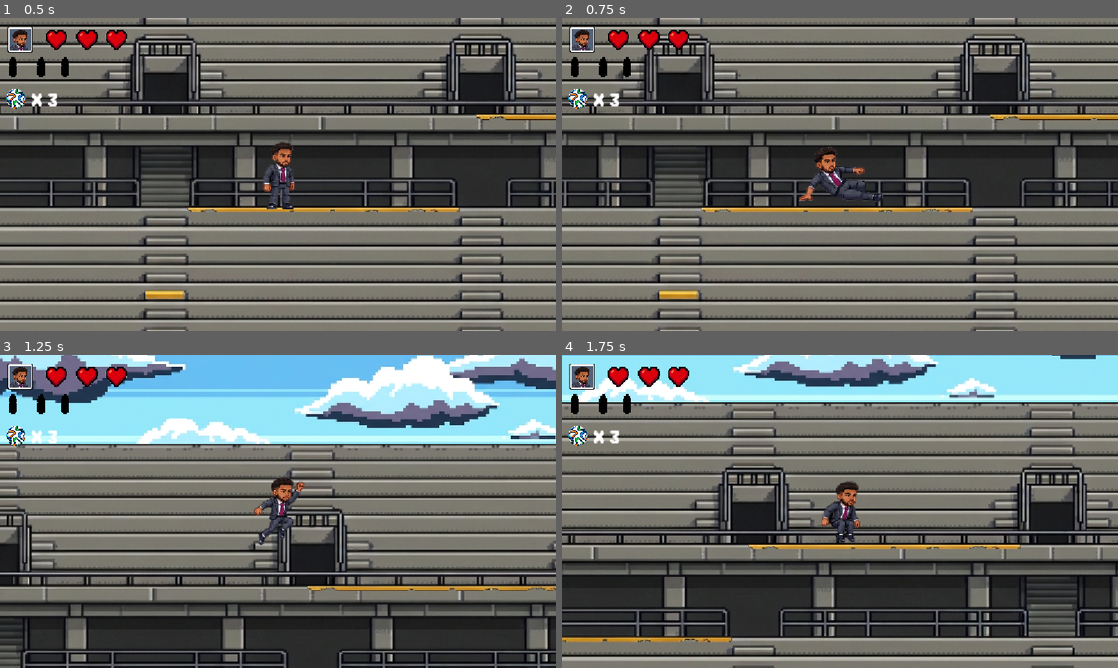
Above: before the commit, frames 1-4 (two rows, left to right).
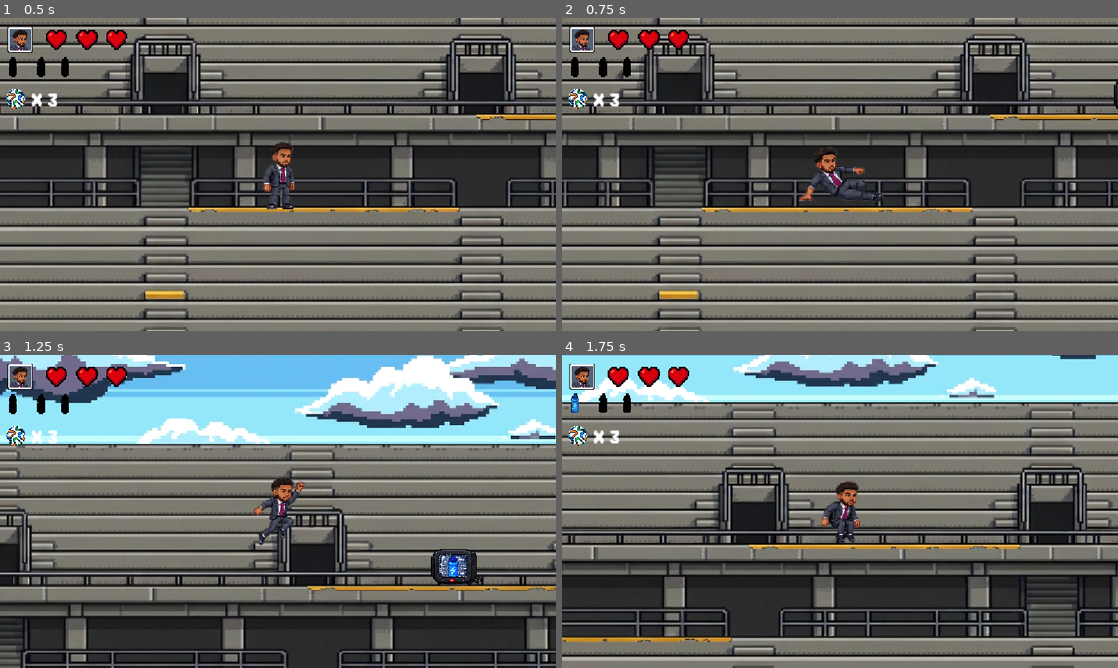
Above: after the commit, the same moments.

Repository: MicaelDosSantoss/AventurasDeUmJogador
Game: Godot game, scene res://cena_fase.tscn
Two runs of this game, one before a commit and one after it. Both use one fixed random seed, a clock stepped at 60 frames per second and the inputs below.
Inputs:
- Up to frame 1 (0.5 s): no input
- Up to frame 2 (0.75 s): hold Right (ir_para_direita) from 0.53 s (still down); hold Space (carrinho) from 0.53 s (still down)
- Up to frame 3 (1.25 s): keep holding Right (ir_para_direita); keep holding Space (carrinho); tap Up (pular) at 0.77 s
- Up to frame 4 (1.75 s): keep holding Right (ir_para_direita); release Space (carrinho) at 1.28 s; tap C (chutar) at 1.35 s; tap Up (pular) at 1.52 s

Frame 1 is identical in both runs. In frame 2, less than 0.1% of the frame differs, in the area x 99-100%, y 20-30%; in frame 3, 0.8%, in the area x 77-87%, y 62-74%; in frame 4, less than 0.1%.

Commit message:
Coletavel de Garrafas

Diff:
--- /dev/null
+++ b/Aventura no Futebol/Scripts/coletavel_(garrafas).gd
@@ -0,0 +1,5 @@
+extends StaticBody2D
+
+
+func _ready() -> void:
+	$AnimationPlayer.play("Coletavel Garrafas (Animação Padrão)")
--- a/Aventura no Futebol/cena_fase.tscn
+++ b/Aventura no Futebol/cena_fase.tscn
@@ -8,6 +8,7 @@
 [ext_resource type="PackedScene" uid="uid://w1q8ofvc4opa" path="res://cena_jogador2.tscn" id="3_v5pcj"]
 [ext_resource type="PackedScene" uid="uid://fmqjgt5hiwro" path="res://nuvem.tscn" id="6_08fst"]
 [ext_resource type="PackedScene" uid="uid://5diof0nplroo" path="res://coletavel_municao.tscn" id="7_4lqq5"]
+[ext_resource type="PackedScene" uid="uid://cp2dc6ckovvj2" path="res://coletavel_garrafas.tscn" id="8_b52ro"]
 
 [sub_resource type="RectangleShape2D" id="RectangleShape2D_l42ct"]
 size = Vector2(156.5, 1388.75)
@@ -76,8 +77,13 @@
 position = Vector2(388.99994, -362.00003)
 scale = Vector2(1.8254468, 2.0272195)
 
-[node name="Coletavel_Municao" parent="Cenario" unique_id=230571242 instance=ExtResource("7_4lqq5")]
+[node name="Coletaveis" type="StaticBody2D" parent="Cenario" unique_id=208766805]
 position = Vector2(615, -156)
+
+[node name="Coletavel_Municao" parent="Cenario/Coletaveis" unique_id=230571242 instance=ExtResource("7_4lqq5")]
+
+[node name="coletavel_garrafas" parent="Cenario/Coletaveis" unique_id=746245656 instance=ExtResource("8_b52ro")]
+position = Vector2(771, -653)
 
 [node name="Jogador2" parent="." unique_id=174878411 instance=ExtResource("3_v5pcj")]
 position = Vector2(1205, -101)
--- /dev/null
+++ b/Aventura no Futebol/coletavel_garrafas.tscn
@@ -0,0 +1,72 @@
+[gd_scene format=3 uid="uid://cp2dc6ckovvj2"]
+
+[ext_resource type="Texture2D" uid="uid://bpuhluihthkaa" path="res://Cenario/Sprint_Coletaveis/Coletaveis_Garrafas.png" id="1_5r6eq"]
+[ext_resource type="Script" uid="uid://cmo8y87t6oejq" path="res://Scripts/coletavel_(garrafas).gd" id="1_cchbt"]
+
+[sub_resource type="RectangleShape2D" id="RectangleShape2D_l42ct"]
+size = Vector2(94.75, 78.5)
+
+[sub_resource type="Animation" id="Animation_cchbt"]
+resource_name = "Coletavel Garrafas (Animação Padrão)"
+length = 1.2
+loop_mode = 1
+step = 0.2
+tracks/0/type = "value"
+tracks/0/imported = false
+tracks/0/enabled = true
+tracks/0/path = NodePath("Coletavel (Garrafas)/Sprite2D:region_rect")
+tracks/0/interp = 1
+tracks/0/loop_wrap = true
+tracks/0/keys = {
+"times": PackedFloat32Array(0, 0.2, 0.4, 0.6, 0.8, 1),
+"transitions": PackedFloat32Array(1, 1, 1, 1, 1, 1),
+"update": 1,
+"values": [Rect2(82, 229, 198, 153), Rect2(320, 230, 192, 152), Rect2(565, 230, 196, 151), Rect2(798, 230, 194, 152), Rect2(1030, 230, 198, 151), Rect2(1263, 230, 194, 151)]
+}
+
+[sub_resource type="Animation" id="Animation_q22xp"]
+length = 0.001
+tracks/0/type = "value"
+tracks/0/imported = false
+tracks/0/enabled = true
+tracks/0/path = NodePath("Coletavel (Garrafas)/Sprite2D:region_rect")
+tracks/0/interp = 1
+tracks/0/loop_wrap = true
+tracks/0/keys = {
+"times": PackedFloat32Array(0),
+"transitions": PackedFloat32Array(1),
+"update": 0,
+"values": [Rect2(82, 229, 198, 153)]
+}
+
+[sub_resource type="AnimationLibrary" id="AnimationLibrary_qwyg5"]
+_data = {
+&"Coletavel Garrafas (Animação Padrão)": SubResource("Animation_cchbt"),
+&"RESET": SubResource("Animation_q22xp")
+}
+
+[node name="coletavel_garrafas" type="Node2D" unique_id=746245656]
+
+[node name="Coletavel (Garrafas)" type="StaticBody2D" parent="." unique_id=1573723727]
+script = ExtResource("1_cchbt")
+
+[node name="Area2D" type="Area2D" parent="Coletavel (Garrafas)" unique_id=1487853161]
+
+[node name="CollisionShape2D" type="CollisionShape2D" parent="Coletavel (Garrafas)/Area2D" unique_id=2068278658]
+position = Vector2(-48.625, 33)
+shape = SubResource("RectangleShape2D_l42ct")
+
+[node name="CollisionShape2D" type="CollisionShape2D" parent="Coletavel (Garrafas)" unique_id=1151466658]
+position = Vector2(-48.75, 33)
+shape = SubResource("RectangleShape2D_l42ct")
+
+[node name="Sprite2D" type="Sprite2D" parent="Coletavel (Garrafas)" unique_id=225206154]
+position = Vector2(-44, 36.75)
+scale = Vector2(0.53535354, 0.50653595)
+texture = ExtResource("1_5r6eq")
+region_enabled = true
+region_rect = Rect2(82, 229, 198, 153)
+
+[node name="AnimationPlayer" type="AnimationPlayer" parent="Coletavel (Garrafas)" unique_id=128639634]
+root_node = NodePath("../..")
+libraries/ = SubResource("AnimationLibrary_qwyg5")
--- a/Aventura no Futebol/script_personagem.gd
+++ b/Aventura no Futebol/script_personagem.gd
@@ -79,5 +79,13 @@
 		print("Pegou o Coletavel...")
 		ScriptGlobal.qtd_municao += 3
 
+	if( body.name == 'Coletavel (Garrafas)'):
+
+		if (ScriptGlobal.qtd_garrafas > 0 || ScriptGlobal.qtd_garrafas < 4):
+			print("Pegou o Coletavel...")
+			ScriptGlobal.qtd_garrafas += 1
+
+
+
 	if ( body.name != "Personagem"):
 		body.queue_free()
Binary file added: Aventura no Futebol/Cenario/Sprint_Coletaveis/Coletaveis_Garrafas.png
Not shown, added: Aventura no Futebol/Cenario/Sprint_Coletaveis/Coletaveis_Garrafas.png.import
Not shown, added: Aventura no Futebol/Scripts/coletavel_(garrafas).gd.uid
